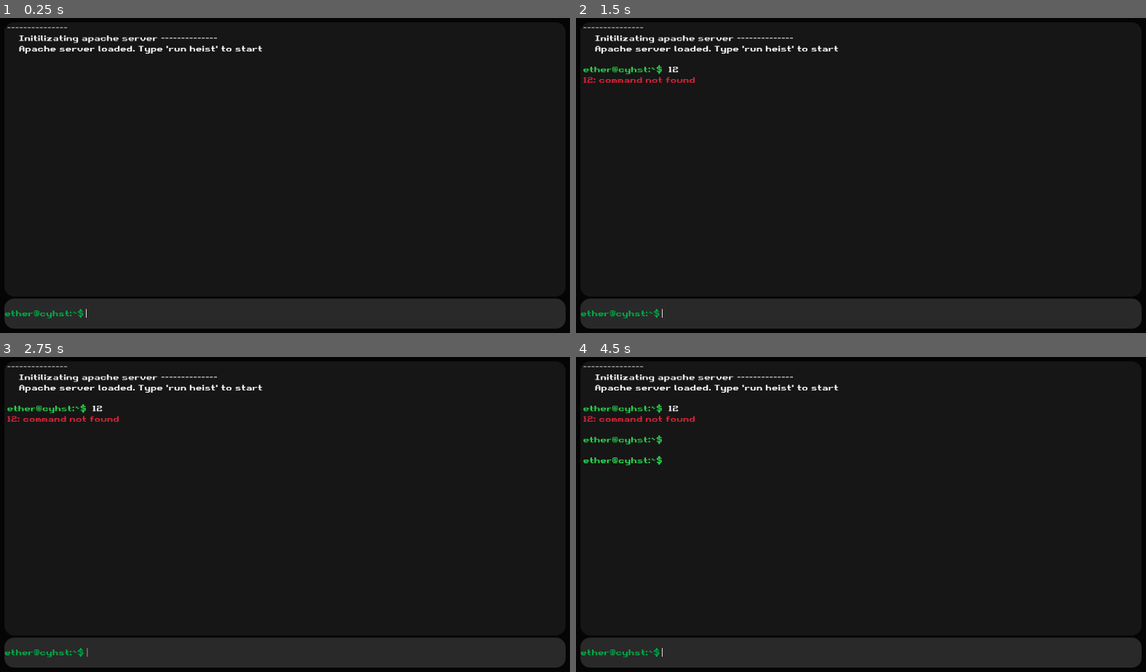
Above: before the commit, frames 1-4 (two rows, left to right).
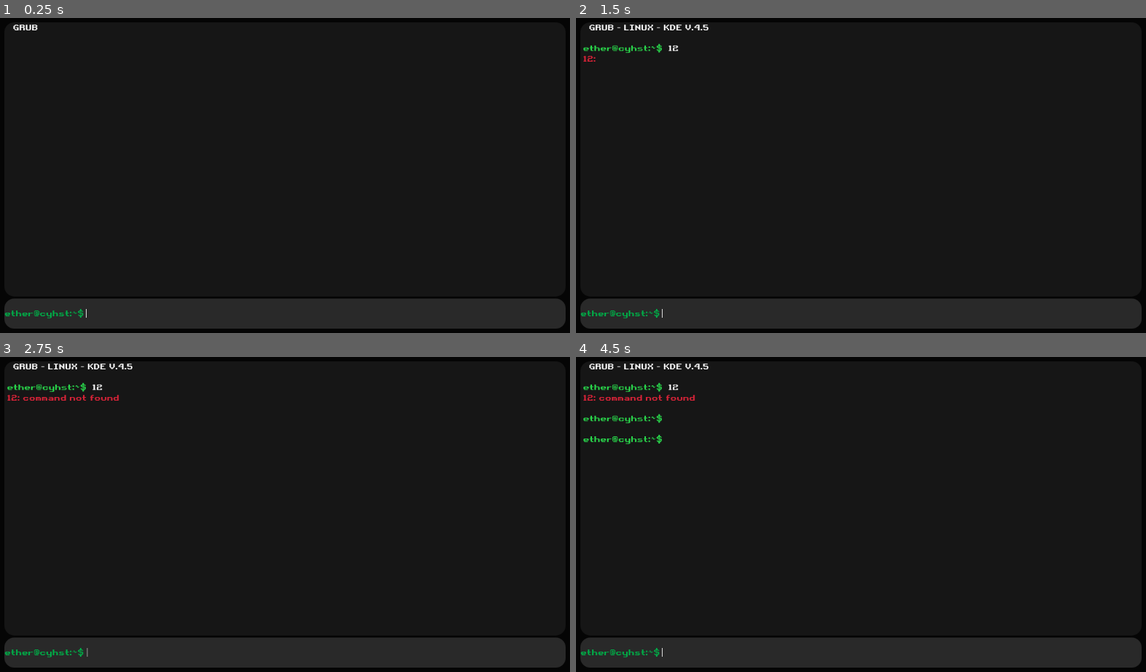
Above: after the commit, the same moments.

Repository: J-Povea21/CyberHeist-GovermentEdition
Game: Godot game, scene res://game.tscn
Two runs of this game, one before a commit and one after it. Both use one fixed random seed, a clock stepped at 60 frames per second and the inputs below. The project has no main scene, so this scene is started directly.
Inputs (mouse positions are in pixels of both pictures, inside the frame that each line leads up to):
- Up to frame 1 (0.25 s): no input
- Up to frame 2 (1.5 s): click (900, 314) at 0.52 s; type "12" at 0.6 s; tap Enter at 1.25 s
- Up to frame 3 (2.75 s): tap Space at 2 s
- Up to frame 4 (4.5 s): tap Enter at 2.75, 4.25 s; tap Space at 3.5 s

The runs differ from the first frame. In frame 1, 0.8% of the frame differs, in the area x 1-46%, y 2-12%; in frame 2, 1.4%; in frame 3, 1.5%; in frame 4, 1.9%, in the area x 1-46%, y 2-35%.
Error in both runs: Invalid access of index '0' on a base object of type: 'PackedStringArray'. (res://scripts/CommandProcessor.gd:19)

Commit message:
Added a text animation when a command is sent. I also started to work in the question system

Diff:
--- a/CyberHeist/commands_responses.tscn
+++ b/CyberHeist/commands_responses.tscn
@@ -1,7 +1,43 @@
-[gd_scene load_steps=3 format=3 uid="uid://cjbhb5j7ckvx5"]
+[gd_scene load_steps=6 format=3 uid="uid://cjbhb5j7ckvx5"]
 
 [ext_resource type="Script" path="res://scripts/commands_responses.gd" id="1_s8q1y"]
 [ext_resource type="FontFile" uid="uid://pdioo34qexc8" path="res://fonts/Retro Gaming.ttf" id="2_yfaw0"]
+
+[sub_resource type="Animation" id="Animation_px2kn"]
+resource_name = "display_text"
+tracks/0/type = "value"
+tracks/0/imported = false
+tracks/0/enabled = true
+tracks/0/path = NodePath(".:visible_ratio")
+tracks/0/interp = 1
+tracks/0/loop_wrap = true
+tracks/0/keys = {
+"times": PackedFloat32Array(0, 1),
+"transitions": PackedFloat32Array(1, 1),
+"update": 0,
+"values": [0.0, 1.0]
+}
+
+[sub_resource type="Animation" id="Animation_h6oop"]
+length = 0.001
+tracks/0/type = "value"
+tracks/0/imported = false
+tracks/0/enabled = true
+tracks/0/path = NodePath(".:visible_ratio")
+tracks/0/interp = 1
+tracks/0/loop_wrap = true
+tracks/0/keys = {
+"times": PackedFloat32Array(0),
+"transitions": PackedFloat32Array(1),
+"update": 0,
+"values": [0.0]
+}
+
+[sub_resource type="AnimationLibrary" id="AnimationLibrary_82pv4"]
+_data = {
+"RESET": SubResource("Animation_h6oop"),
+"display_text": SubResource("Animation_px2kn")
+}
 
 [node name="CommandsResponses" type="MarginContainer"]
 anchors_preset = 15
@@ -29,6 +65,14 @@
 layout_mode = 2
 theme_override_fonts/normal_font = ExtResource("2_yfaw0")
 bbcode_enabled = true
-text = "Default text"
+text = "usage: run [filename]"
 fit_content = true
 autowrap_mode = 1
+visible_characters = 0
+visible_ratio = 0.0
+
+[node name="TextAnimation" type="AnimationPlayer" parent="Rows/Response"]
+process_mode = 3
+libraries = {
+"": SubResource("AnimationLibrary_82pv4")
+}
--- a/CyberHeist/data/console_messages.json
+++ b/CyberHeist/data/console_messages.json
@@ -1,6 +1,9 @@
 {
-   "server":{
-   	"message": "Performing system checks...
+   "init": "  GRUB - LINUX - KDE V.4.5",
+
+   "server_started": "The server is already running",
+
+   "server": "Performing system checks...
 
 		System check identified no issues (0 silenced).
 
@@ -8,5 +11,10 @@
 		Starting server at http://127.0.0.1:8000/
 		Quit the server with C.
 		"
-   }
+		,
+   "commands": "List of commands:
+   		1. help
+   		2. run
+   	       "
+
 }
--- a/CyberHeist/data/questions.json
+++ b/CyberHeist/data/questions.json
@@ -1,6 +1,14 @@
 {
-	"Q1":{
-		"Statement": "A generic statement",
-		"Answer": "A"
+	"q0":{
+		"statement": "A generic statement",
+		"answer": "A"
+	     },
+	"q1":{
+		"statement": "B genereic statement",
+		"answer": "B"
+	     },
+	"q2":{
+		"statement": "C generic statement",
+		"answer": "C"
 	     }
 }
--- a/CyberHeist/game.tscn
+++ b/CyberHeist/game.tscn
@@ -1,8 +1,9 @@
-[gd_scene load_steps=13 format=3 uid="uid://bo16o4qfes48i"]
+[gd_scene load_steps=14 format=3 uid="uid://bo16o4qfes48i"]
 
 [ext_resource type="Script" path="res://scripts/InputLine.gd" id="1_j70r2"]
 [ext_resource type="Script" path="res://scripts/game.gd" id="1_rqn27"]
 [ext_resource type="Script" path="res://scripts/CommandProcessor.gd" id="2_xhun6"]
+[ext_resource type="Script" path="res://scripts/QuestionProcessor.gd" id="3_0ojow"]
 [ext_resource type="Script" path="res://scripts/TerminalInfo.gd" id="3_dyt8s"]
 [ext_resource type="FontFile" uid="uid://pdioo34qexc8" path="res://fonts/Retro Gaming.ttf" id="4_ikmrs"]
 [ext_resource type="FontFile" uid="uid://dng1gh5wqkhof" path="res://fonts/ARCADECLASSIC.TTF" id="4_tqdc5"]
@@ -41,6 +42,9 @@
 
 [node name="CommandProcessor" type="Node" parent="."]
 script = ExtResource("2_xhun6")
+
+[node name="QuestionProcessor" type="Node" parent="."]
+script = ExtResource("3_0ojow")
 
 [node name="Background" type="PanelContainer" parent="."]
 layout_mode = 1
--- a/CyberHeist/project.godot
+++ b/CyberHeist/project.godot
@@ -18,6 +18,7 @@
 
 Colors="*res://scripts/Colors.gd"
 DataReader="*res://scripts/data_reader.gd"
+QuestionProcessor="*res://scripts/QuestionProcessor.gd"
 
 [rendering]
 
--- a/CyberHeist/scripts/CommandProcessor.gd
+++ b/CyberHeist/scripts/CommandProcessor.gd
@@ -42,24 +42,30 @@
 
 
 func help() -> String:
-	return "List of commands: \n 1. run \n 2. help"
+	return DataReader.messages['commands']
 
 func response(answer: String) -> String:
 	if server_started:
 		if answer.is_empty():
 			return 'Please enter an answer'
 		else:
-			return 'Not empty!'
-	else:
-		return 'The server is not started yet. Run \'run server\' '
+			return QuestionProcessor.display_question()
+
+
+	return 'The server is not started yet. Run \'run server\' '
+
+
 
 func run_file(action: String) -> String:
 	if action.is_empty():
 		return "Usage: run [filename]"
 
+	if server_started:
+		return DataReader.messages['server_started']
+
 	match action:
 		"server":
 			server_started = true
-			return DataReader.messages[action]['message']
+			return DataReader.messages[action]
 		_:
 			return "run \'%s\': File not found" % action
--- /dev/null
+++ b/CyberHeist/scripts/QuestionProcessor.gd
@@ -0,0 +1,7 @@
+extends Node
+
+
+func display_question() -> String:
+
+	var random_number = randi() % 3
+	return DataReader.questions_data['q%s' % random_number]['statement']
--- a/CyberHeist/scripts/commands_responses.gd
+++ b/CyberHeist/scripts/commands_responses.gd
@@ -4,7 +4,7 @@
 
 @onready var response_label = $Rows/Response
 @onready var input_label = $Rows/CommandHistory
-
+@onready var animation = $Rows/Response/TextAnimation
 func set_text(response: String, input: String = '') -> void:
 
 	if input == '':
@@ -16,3 +16,4 @@
 			+ input
 
 	response_label.text = response
+	animation.play("display_text")
--- a/CyberHeist/scripts/game.gd
+++ b/CyberHeist/scripts/game.gd
@@ -10,9 +10,7 @@
 @onready var terminal= $Background/MarginContainer/Rows/TerminalInfo
 
 func _ready() -> void:
-	terminal.create_response("---------------
-	Initilizating apache server --------------
-	Apache server loaded. Type 'run heist' to start")
+	terminal.create_response(DataReader.messages['init'])
 
 
 func command_submited(new_text: String) -> void:
Not shown, added: .gitattributes
Not shown, added: .gitignore
